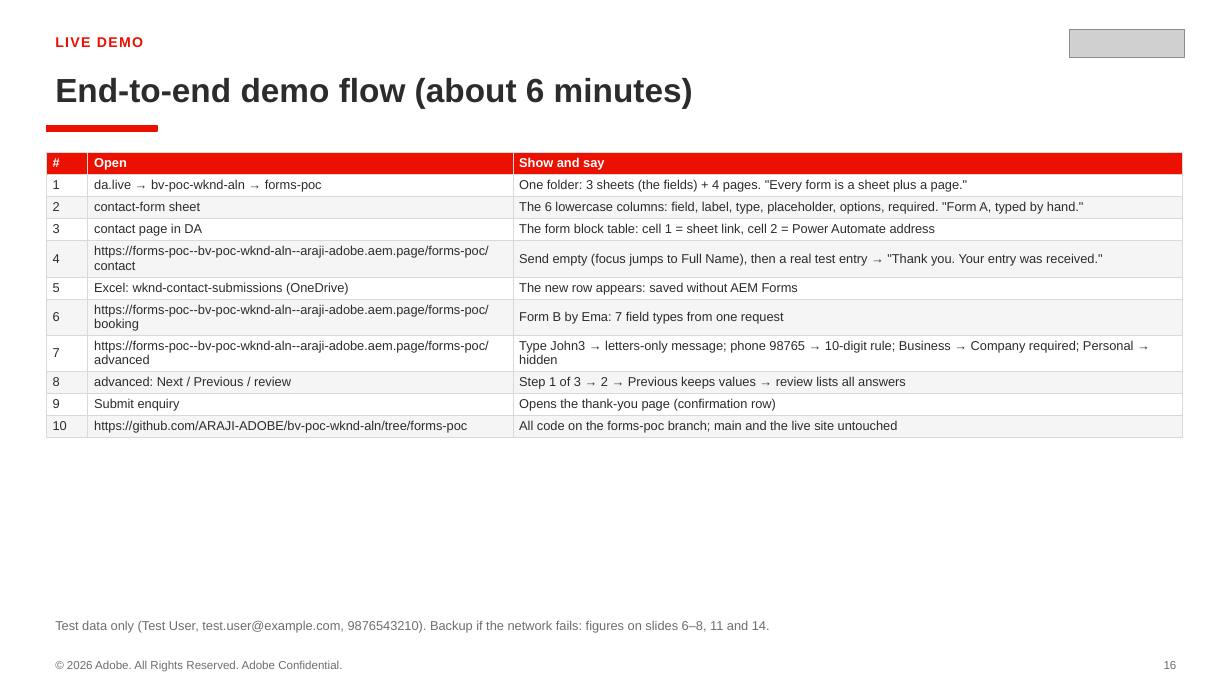
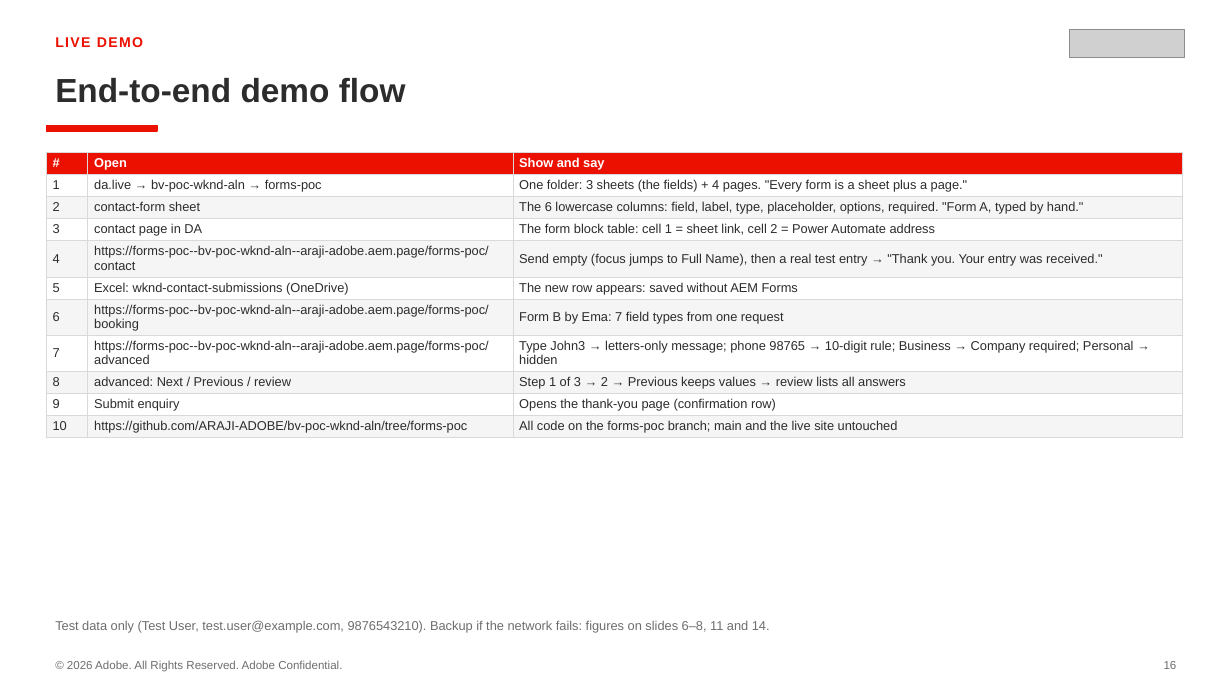
Before and after one commit to ARAJI-ADOBE/bv-poc-wknd-aln, a slide deck: slide 16 of testing/forms/Forms-POC-DA-vs-Ema.pptx. Drawn at 1232x693 pixels with LibreOffice and Linux fonts; fonts in the diff are those of the drawing; grey boxes stand for pictures. Boxes give left, top, right and bottom in pixels: in the first picture for what was removed or moved away, otherwise in the second. Text is boxed around its words. In the diff, an @@ line names an element or a change of style, - is before the commit and + after.

```diff
--- a/testing/forms/Forms-POC-DA-vs-Ema.pptx
+++ b/testing/forms/Forms-POC-DA-vs-Ema.pptx
@@ text at (x1=55, y1=78, x2=406, y2=103): text changed @@
-End-to-end demo flow (about 6 minutes)
+End-to-end demo flow
```
Also in this commit, not shown: 4 other slides changed, 2 other files.
